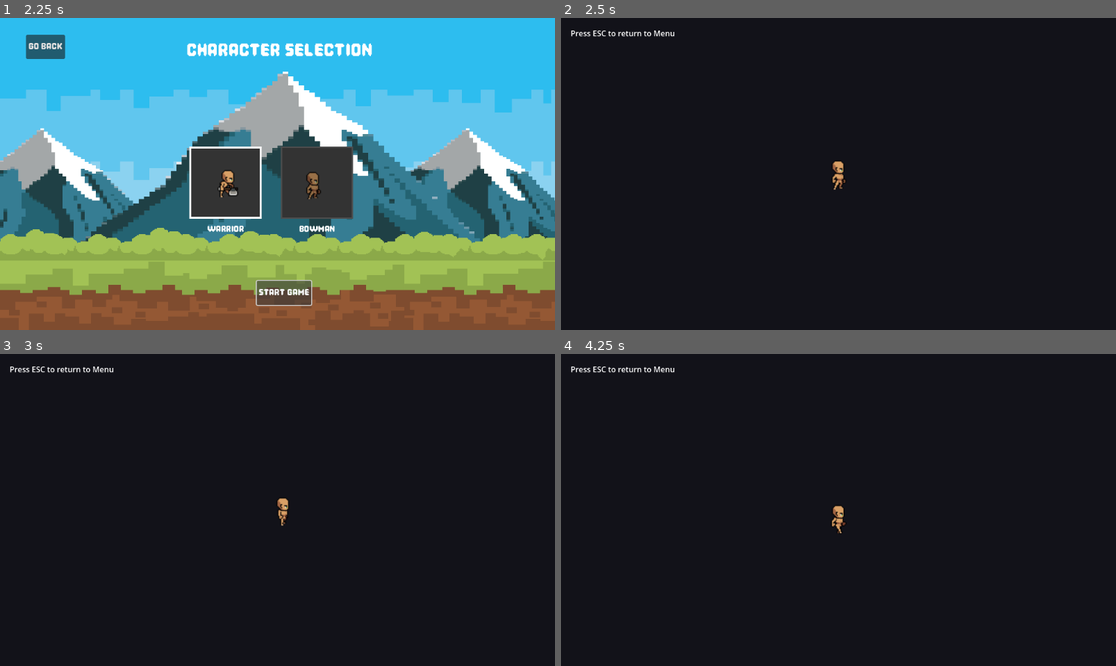
Above: before the commit, frames 1-4 (two rows, left to right).
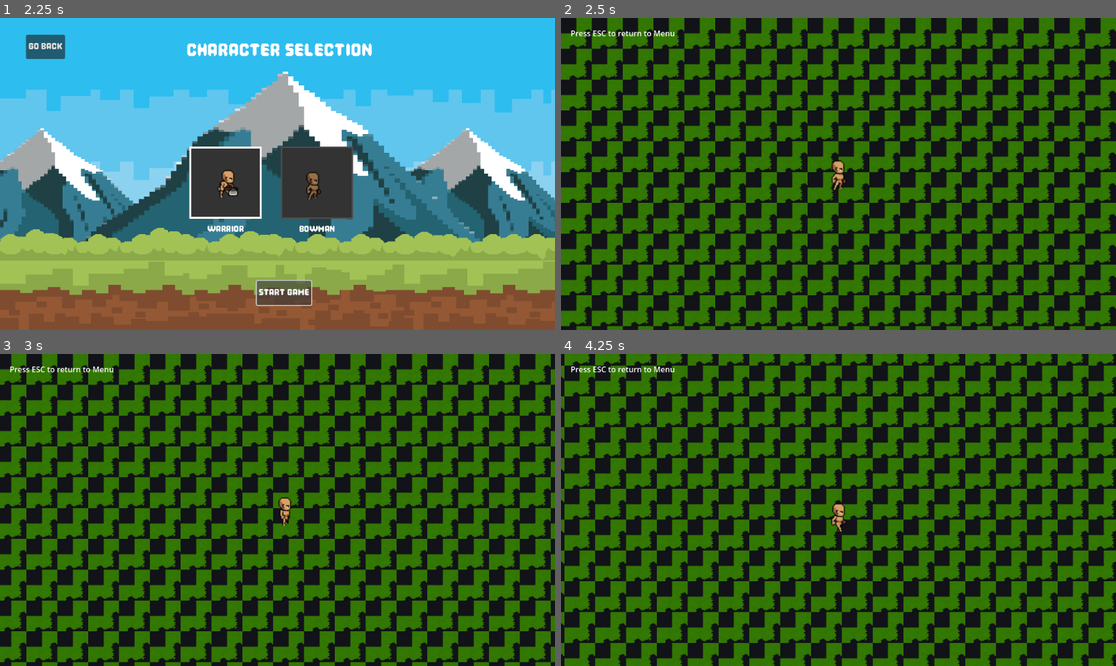
Above: after the commit, the same moments.

Repository: CRayuth/2dGame_GODOT
Game: Godot game, scene res://scenes/main_menu.tscn
Two runs of this game, one before a commit and one after it. Both use one fixed random seed, a clock stepped at 60 frames per second and the inputs below.
Inputs (mouse positions are in pixels of both pictures, inside the frame that each line leads up to):
- Up to frame 1 (2.25 s): click "New Game" at 0.5 s; click (227, 183) at 1.25 s; click "Start Game" at 2 s
- Up to frame 2 (2.5 s): no input
- Up to frame 3 (3 s): tap Enter at 2.75 s; move the mouse to (399, 494) at 2.77 s; hold D from 2.78 s (still down); hold Shift from 2.78 s (still down)
- Up to frame 4 (4.25 s): move the mouse to (727, 525) at 3.52 s; release D at 3.53 s; release Shift at 3.53 s; hold S from 3.53 s (still down); tap Shift at 3.6 s

Frame 1 is identical in both runs. In frame 2, 60% of the frame differs, in the area x 0-100%, y 0-100%; in frame 3, 60%; in frame 4, 61%.

Commit message:
character movement and apply physic use the concept of oop

Diff:
--- a/scripts/character_body.gd
+++ b/scripts/character_body.gd
@@ -17,6 +17,19 @@
 # Character health points
 @export var hp: int = 100
 
+# Acceleration (how fast to reach max speed)
+# Lower value = heavier feel (slower buildup)
+@export var acceleration: float = 1500.0
+
+# friction (how fast to stop)
+@export var friction: float = 1000.0
+
+# Run speed multiplier
+@export var run_speed_multiplier: float = 2.0
+
+# State
+var is_running: bool = false
+
 # Reference to the AnimatedSprite2D node
 # We use @onready to ensure the node is available before we access it
 @onready var sprite: AnimatedSprite2D = $AnimatedSprite2D
@@ -30,22 +43,30 @@
 
 # --- Built-in Methods ---
 
-func _physics_process(_delta: float) -> void:
+func _physics_process(delta: float) -> void:
 	# 1. Get movement direction from the virtual input method
 	var direction = _get_input_vector()
 
-	# 2. Normalize direction to prevent faster diagonal movement
+	# 2. Apply Physics (Acceleration & Friction) using move_toward
 	if direction.length() > 0:
-		direction = direction.normalized()
+		# Determine target speed (Walk vs Run)
+		var current_speed = movement_speed
+		if is_running:
+			current_speed *= run_speed_multiplier
 
-	# 3. Apply velocity
-	velocity = direction * movement_speed
+		# Normalize direction and accelerate towards target velocity
+		var target_velocity = direction.normalized() * current_speed
+		velocity = velocity.move_toward(target_velocity, acceleration * delta)
+	else:
+		# Apply friction to slow down to zero
+		velocity = velocity.move_toward(Vector2.ZERO, friction * delta)
 
-	# 4. Move the character using Godot's built-in physics engine
+	# 3. Move the character using Godot's built-in physics engine
 	move_and_slide()
 
-	# 5. Handle animation and sprite orientation
-	_handle_animation(direction)
+	# 4. Handle animation and sprite orientation
+	# We pass velocity instead of direction to match visual movement to actual physics
+	_handle_animation(velocity)
 
 # --- Helper Methods ---
 
--- a/scripts/gameplay_scene.gd
+++ b/scripts/gameplay_scene.gd
@@ -15,8 +15,21 @@
 func _ready() -> void:
 	print("Gameplay Scene Started")
 
+	# Generate a basic floor so movement is visible
+	_generate_floor()
+
 	# Spawn the player character
 	_spawn_player()
+
+func _generate_floor() -> void:
+	if not tile_map:
+		return
+
+	# Fill a 20x20 area with floor tiles (Source ID 0, Atlas Coords 0,0)
+	# This ensures the player has something to walk on and see
+	for x in range(-10, 20):
+		for y in range(-10, 20):
+			tile_map.set_cell(Vector2i(x, y), 0, Vector2i(0, 0))
 
 func _spawn_player() -> void:
 	if not player_scene:
--- a/scripts/player.gd
+++ b/scripts/player.gd
@@ -19,6 +19,13 @@
 	_initialize_character_data()
 
 # --- OOP: Overriding Base Method ---
+
+func _physics_process(delta: float) -> void:
+	# Check for Run input
+	is_running = Input.is_physical_key_pressed(KEY_SHIFT)
+
+	# Call parent physics logic
+	super._physics_process(delta)
 
 # we override the base class method to provide specific input logic for the Player
 func _get_input_vector() -> Vector2:
@@ -45,7 +52,7 @@
 
 	# Apply stats from data
 	self.hp = data.hp
-	self.movement_speed = data.speed * 20 # Scale speed for gameplay feel
+	self.movement_speed = data.speed * 16 # Adjusted scale (was 12) for faster walk
 
 	print("Initialized Player as: ", data.character_name)
 
